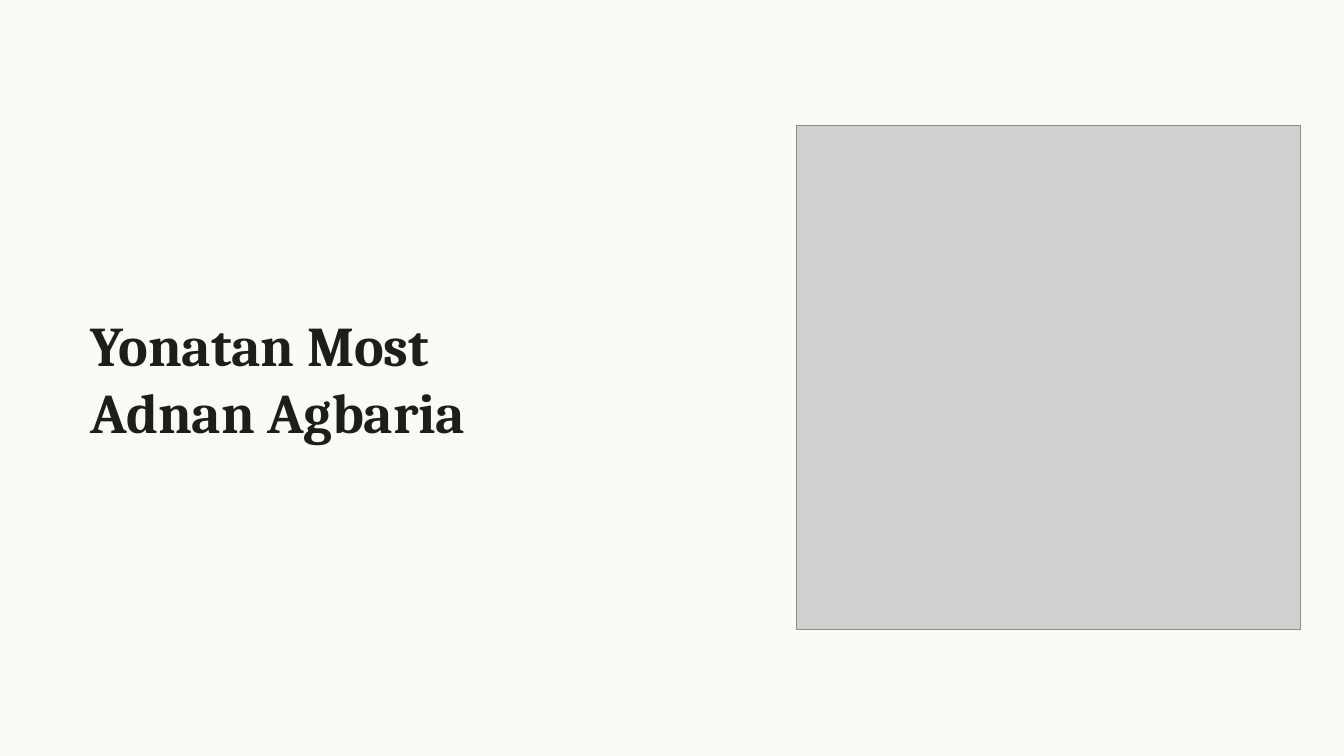
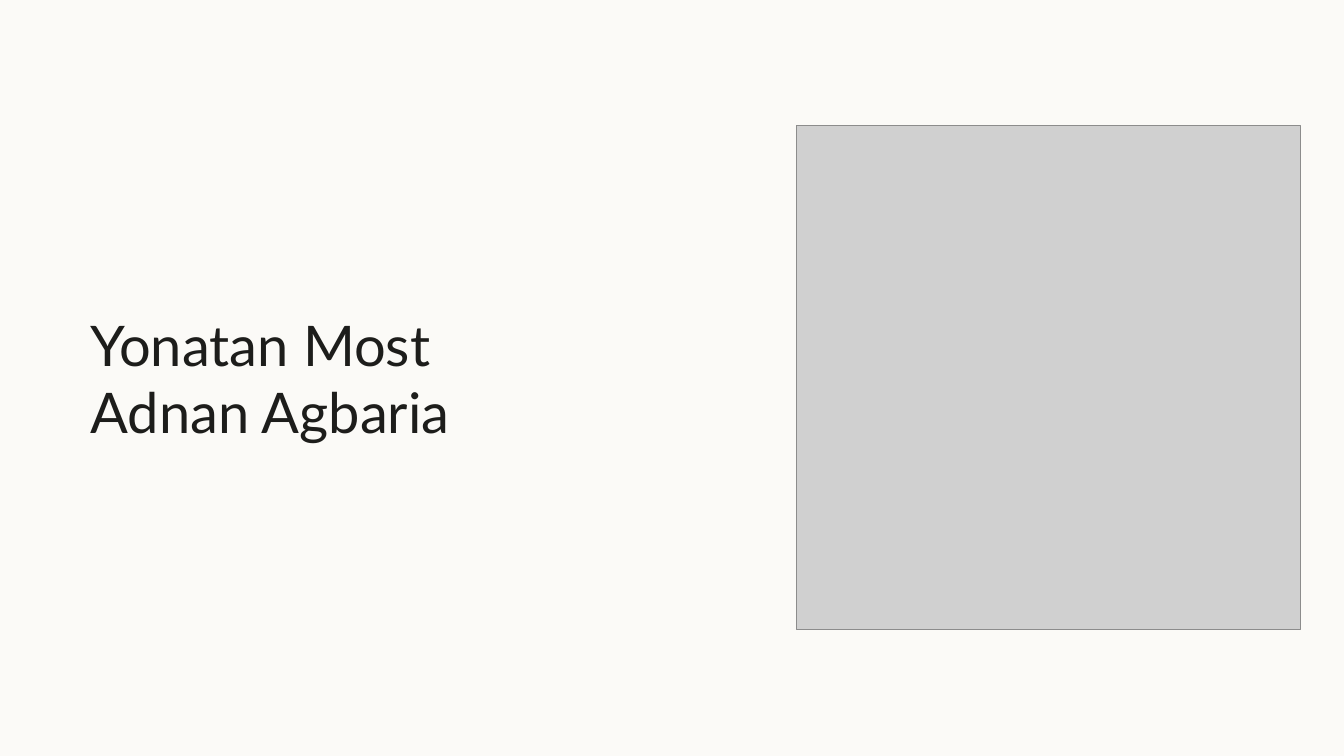
Before and after one commit to yonatanmost-commits/Kinnerret-Level-Forecast, a slide deck: slide 4 of docs/talk/talk.pptx. Drawn at 1344x756 pixels with LibreOffice and Linux fonts; fonts in the diff are those of the drawing; grey boxes stand for pictures. Boxes give left, top, right and bottom in pixels: in the first picture for what was removed or moved away, otherwise in the second. Text is boxed around its words. In the diff, an @@ line names an element or a change of style, - is before the commit and + after.

```diff
--- a/docs/talk/talk.pptx
+++ b/docs/talk/talk.pptx
@@ text "Yonatan Most" at [91, 326, 450, 444]: font Cambria to Lato, bold off @@
```
Also in this commit, not shown: 3 other slides changed, 10 other files.
